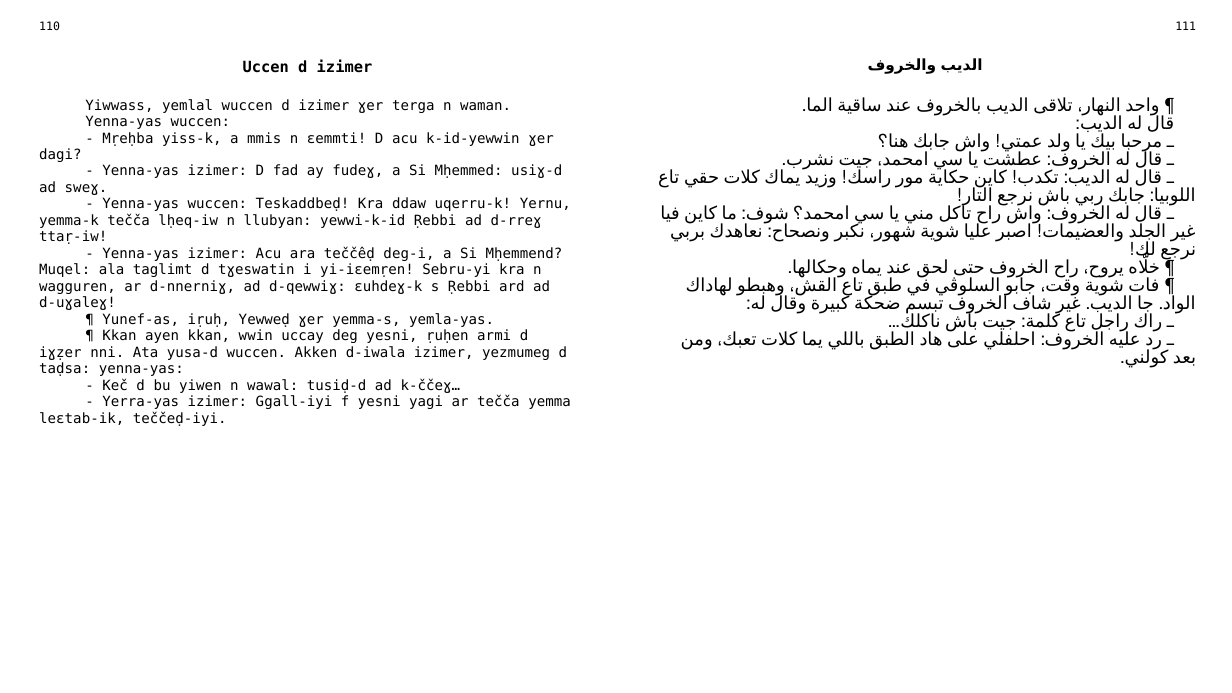
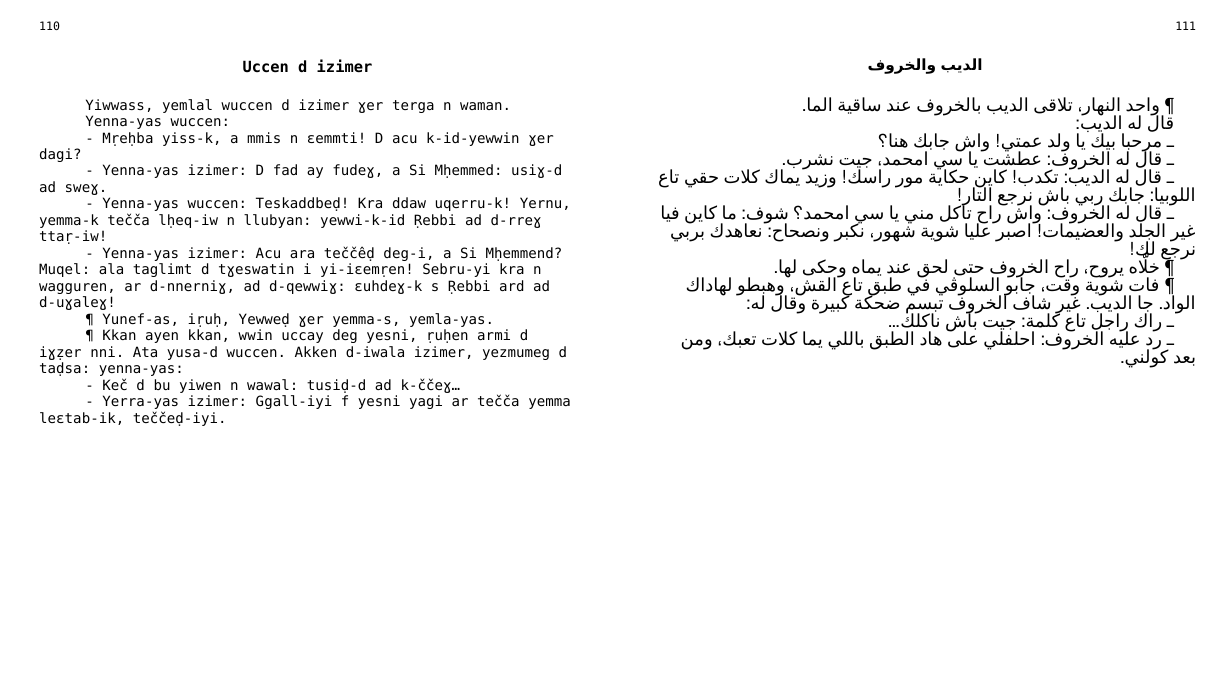
Before and after one commit to sferhah/tamacahut_n_wuccen, a slide deck: slide 51 of Uccen.ConsoleApp/uccen.arq.pptx. Drawn at 1232x693 pixels with LibreOffice and Linux fonts; fonts in the diff are those of the drawing. Boxes give left, top, right and bottom in pixels: in the first picture for what was removed or moved away, otherwise in the second. Text is boxed around its words. In the diff, an @@ line names an element or a change of style, - is before the commit and + after.

```diff
--- a/Uccen.ConsoleApp/uccen.arq.pptx
+++ b/Uccen.ConsoleApp/uccen.arq.pptx
@@ table at [30,15,1205,668] @@
-row 3, column 3: ¶ واحد النهار، تلاقى الديب بالخروف عند ساقية الما. / قال له الديب: / ـ مرحبا بيك يا ولد عمتي! واش جابك هنا؟ / ـ قال له الخروف: عطشت يا سي امحمد، جيت نشرب. / ـ قال له الديب: تكدب! كاين حكاية مور راسك! وزيد يماك كلات حقي تاع اللوبيا: جابك ربي باش نرجع التار! / ـ قال له الخروف: واش راح تاكل مني يا سي امحمد؟ شوف: ما كاين فيا غير الجلد والعضيمات! اصبر عليا شوية شهور، نكبر ونصحاح: نعاهدك بربي نرجع لك! / ¶ خلّاه يروح، راح الخروف حتى لحق عند يماه وحكالها. / ¶ فات شوية وقت، جابو السلوڨي في طبق تاع القش، وهبطو لهاداك الواد. جا الديب. غير شاف الخروف تبسم ضحكة كبيرة وقال له: / ـ راك راجل تاع كلمة: جيت باش ناكلك… / ـ رد عليه الخروف: احلفلي على هاد الطبق باللي يما كلات تعبك، ومن بعد كولني.
+row 3, column 3: ¶ واحد النهار، تلاقى الديب بالخروف عند ساقية الما. / قال له الديب: / ـ مرحبا بيك يا ولد عمتي! واش جابك هنا؟ / ـ قال له الخروف: عطشت يا سي امحمد، جيت نشرب. / ـ قال له الديب: تكدب! كاين حكاية مور راسك! وزيد يماك كلات حقي تاع اللوبيا: جابك ربي باش نرجع التار! / ـ قال له الخروف: واش راح تاكل مني يا سي امحمد؟ شوف: ما كاين فيا غير الجلد والعضيمات! اصبر عليا شوية شهور، نكبر ونصحاح: نعاهدك بربي نرجع لك! / ¶ خلّاه يروح، راح الخروف حتى لحق عند يماه وحكى لها. / ¶ فات شوية وقت، جابو السلوڨي في طبق تاع القش، وهبطو لهاداك الواد. جا الديب. غير شاف الخروف تبسم ضحكة كبيرة وقال له: / ـ راك راجل تاع كلمة: جيت باش ناكلك… / ـ رد عليه الخروف: احلفلي على هاد الطبق باللي يما كلات تعبك، ومن بعد كولني.
```
Also in this commit, not shown: 13 other slides changed, 1 other file.
